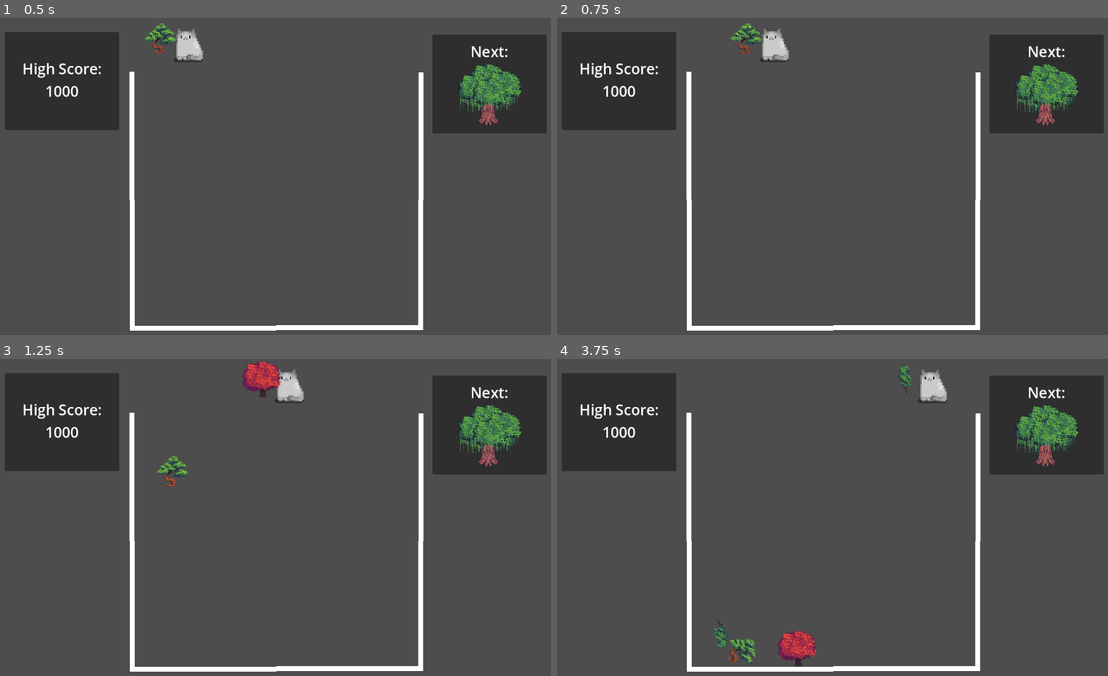
Above: before the commit, frames 1-4 (two rows, left to right).
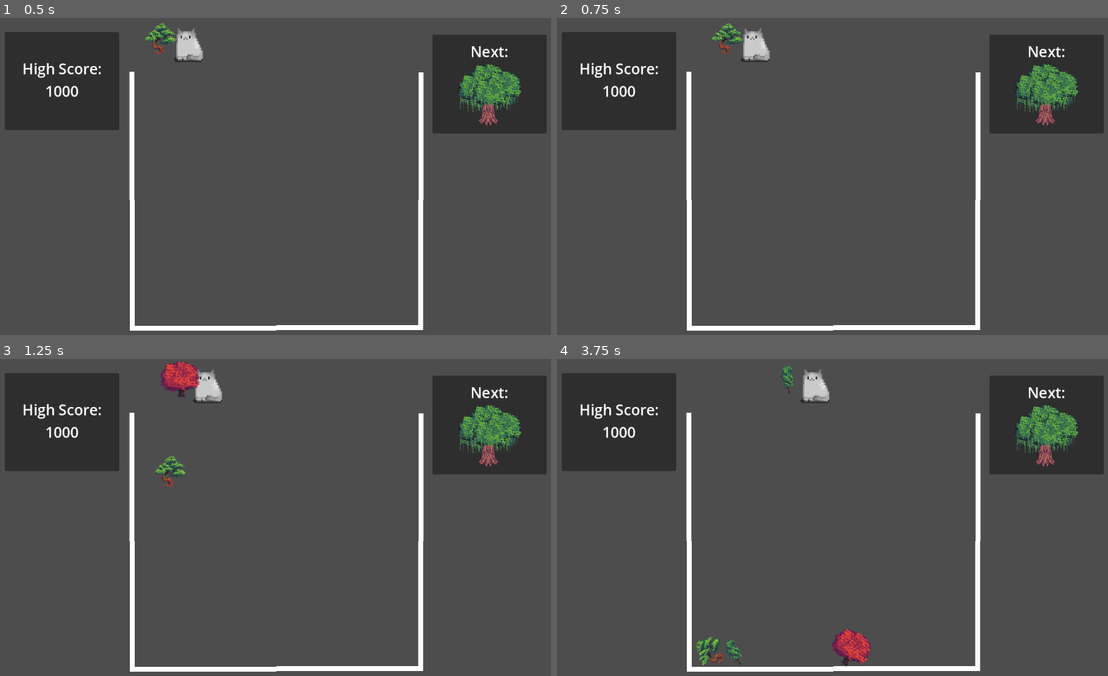
Above: after the commit, the same moments.

Repository: emilykrohn/TreeikaGame
Game: Godot game, scene res://Scenes/Game/main.tscn
Two runs of this game, one before a commit and one after it. Both use one fixed random seed, a clock stepped at 60 frames per second and the inputs below.
Inputs:
- Up to frame 1 (0.5 s): no input
- Up to frame 2 (0.75 s): tap Enter at 0.5 s; hold Right (ui_right) from 0.53 s (still down); tap Space (ui_select) at 0.6 s
- Up to frame 3 (1.25 s): keep holding Right (ui_right); tap Space (ui_select) at 0.77, 1.07 s
- Up to frame 4 (3.75 s): release Right (ui_right) at 1.28 s; hold Left (ui_left) 1.28-2.03 s; tap Space (ui_select) at 1.35, 1.52, 1.82, 2.1, 2.85, 3.02, 3.32, 3.6 s; hold Right (ui_right) 2.03-3.53 s; hold Left (ui_left) from 3.53 s (still down)

Frame 1 is identical in both runs. In frame 2, 1.0% of the frame differs, in the area x 28-43%, y 1-14%; in frame 3, 2.1%; in frame 4, 2.8%, in the area x 25-71%, y 2-98%.

Commit message:
Stop player movement while tree dropping

Diff:
--- a/Scenes/Game/player.tscn
+++ b/Scenes/Game/player.tscn
@@ -75,4 +75,9 @@
 [node name="Timer" type="Timer" parent="drop"]
 autostart = true
 
+[node name="move_cooldown" type="Timer" parent="."]
+wait_time = 0.5
+autostart = true
+
 [connection signal="timeout" from="drop/Timer" to="drop" method="_on_timer_timeout"]
+[connection signal="timeout" from="move_cooldown" to="." method="_on_move_cooldown_timeout"]
--- a/Scripts/player.gd
+++ b/Scripts/player.gd
@@ -1,9 +1,15 @@
 extends CharacterBody2D
 
 const SPEED := 10
+var can_move = true
 
 func _physics_process(_delta):
-	$movement.move(SPEED)
 	$drop.spawn_tree()
 	if Input.is_action_just_pressed("ui_select"):
+		can_move = false
 		$drop.drop_tree()
+	if can_move:
+		$movement.move(SPEED)
+
+func _on_move_cooldown_timeout():
+	can_move = true
